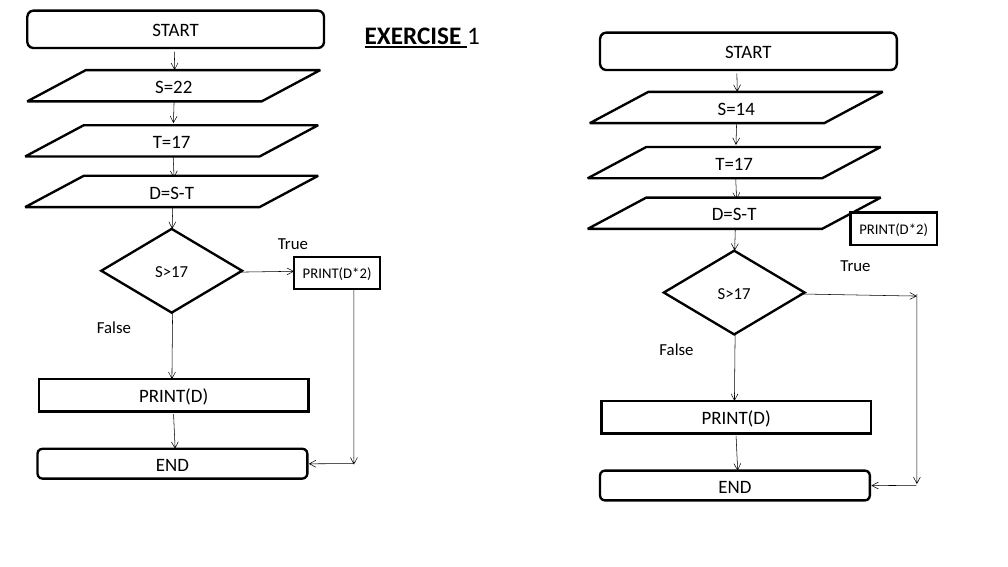
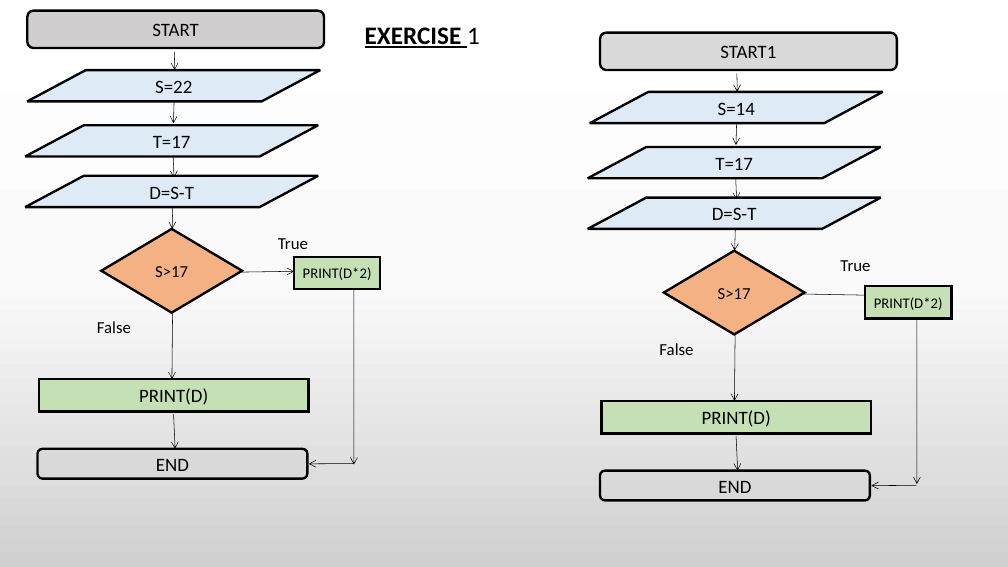
Before and after one commit to nwaniayo/lalacsc102, a slide deck: slide 1 of CSC FLOW CHART.pptx. Drawn at 1008x567 pixels with LibreOffice and Linux fonts; fonts in the diff are those of the drawing. Boxes give left, top, right and bottom in pixels: in the first picture for what was removed or moved away, otherwise in the second. Text is boxed around its words. In the diff, an @@ line names an element or a change of style, - is before the commit and + after.

```diff
--- a/CSC FLOW CHART.pptx
+++ b/CSC FLOW CHART.pptx
@@ background #FFFFFF to gradient #FFFFFF to #FBFBFB to #D1D1D1 @@
@@ rounded rectangle "START" at (27,11,324,48): fill #FFFFFF to #D0CECE @@
@@ fill #FFFFFF to #D9D9D9 in 3 elements at (38,449,308,479), (600,470,870,500), (600,33,898,70) @@
@@ text in rounded rectangle at (720,45,776,58): text changed @@
-START
+START1
@@ fill #FFFFFF to #DEEBF7 in 6 elements at (25,126,318,157), (27,70,321,101), (25,176,318,207), (588,147,881,178), (590,92,883,123), (588,197,881,228) @@
@@ diamond "S>17" at (101,229,242,313): fill #FFFFFF to #F4B183 @@
@@ diamond "S>17" at (664,251,805,335): fill #FFFFFF to #F4B183 @@
@@ fill #FFFFFF to #C5E0B4 in 4 elements at (39,380,309,412), (294,257,380,290), (601,401,871,433), (865,286,951,318) @@
@@ rectangle "PRINT(D*2)": place and size @@
-rectangle "PRINT(D*2)" at (851,212,937,245)
+rectangle "PRINT(D*2)" at (865,286,951,318)
```
Also in this commit, not shown: 6 other slides changed, 1 other file.
